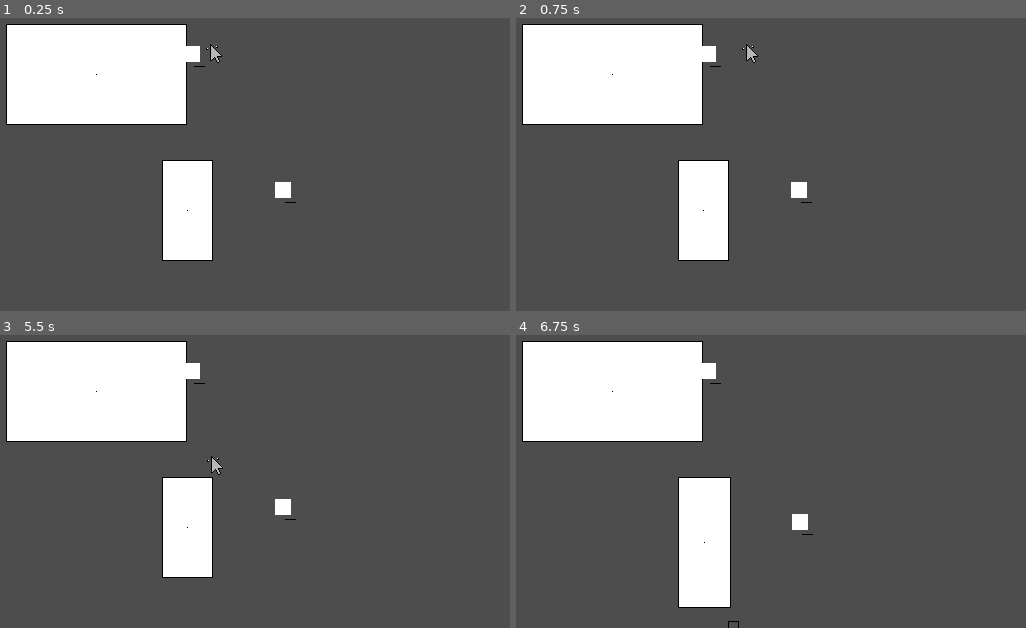
Above: before the commit, frames 1-4 (two rows, left to right).
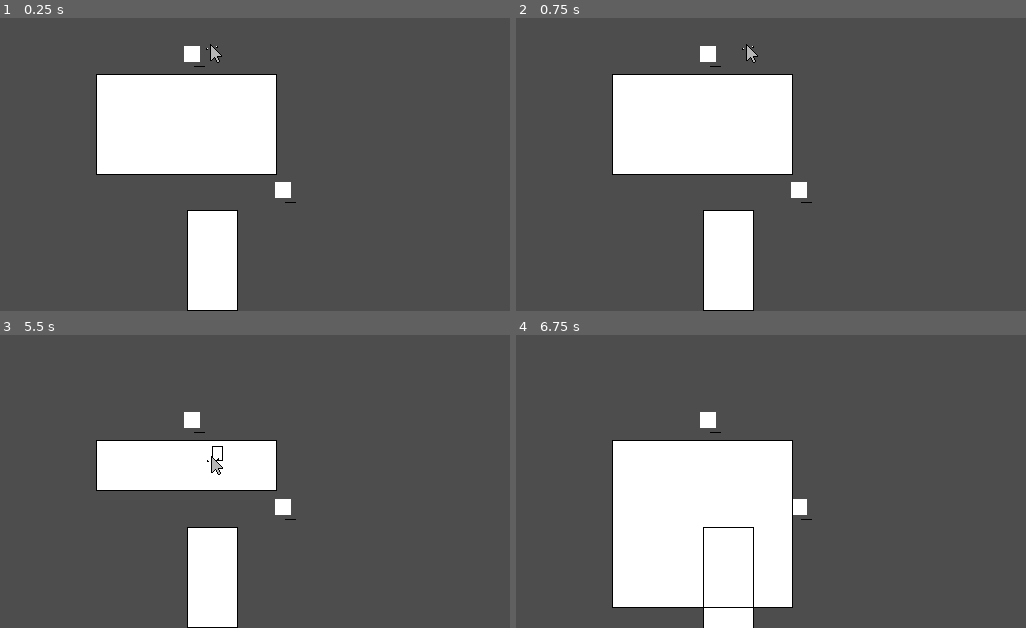
Above: after the commit, the same moments.

Repository: username123115/Clicky
Game: Godot game, scene res://intro.tscn
The game is run twice, just before and just after one commit, with the same random seed, the same clock (stepped at 60 frames per second) and the same inputs.
Inputs:
- Up to frame 1 (0.25 s): no input
- Up to frame 2 (0.75 s): tap Enter at 0.5 s; hold L (move_right) from 0.53 s (still down); hold Z (grab) from 0.53 s (still down)
- Up to frame 3 (5.5 s): release L (move_right) at 1.28 s; release Z (grab) at 1.28 s; hold J (move_down) 1.28-2.03 s; tap Z (grab) at 1.35, 2.85, 4.35 s; tap Space at 2, 3.5 s; hold L (move_right) 2.03-2.78 s; hold Z (grab) 2.03-2.78 s; tap Enter at 2.75, 4.25 s; hold K (move_up) 2.78-3.53 s; hold Z (grab) 3.53-4.28 s; hold H (move_left) 3.53-5.03 s; hold J (move_down) from 5.03 s (still down); hold Z (grab) from 5.03 s (still down)
- Up to frame 4 (6.75 s): release J (move_down) at 5.78 s; release Z (grab) at 5.78 s; hold L (move_right) 5.78-6.53 s; tap Z (grab) at 5.85 s; tap Space at 6.5 s; hold K (move_up) from 6.53 s (still down); hold Z (grab) from 6.53 s (still down)

The runs differ from the first frame. In frame 1, 23% of the frame differs, in the area x 1-55%, y 2-100%; in frame 2, 23%; in frame 3, 23%; in frame 4, 29%, in the area x 1-59%, y 2-100%.

Commit message:
global position of window now always refers to top left of window rather than center

Diff:
--- a/window/tool_draw_window.gd
+++ b/window/tool_draw_window.gd
@@ -15,7 +15,8 @@
 
 	var r := Rect2()
 	r.size = Vector2(w, h)
-	r.position = Vector2(-w / 2.0, -h / 2.0)
+	r.position = Vector2(0, 0)
+	#r.position = Vector2(-w / 2.0, -h / 2.0)
 
 	#draw_rect(r, Color.WHITE)
 	draw_rect(r, Color.BLACK, false, 1.0)
--- a/window/window.gd
+++ b/window/window.gd
@@ -15,6 +15,7 @@
 	get:
 		return height
 	set(value):
+		if (value < min_height): value = min_height
 		height = value
 		set_boundary()
 
@@ -22,27 +23,27 @@
 	get:
 		return width
 	set(value):
+		if (value < min_width): value = min_width
 		width = value
 		set_boundary()
 
-# if direction then expand right, otherwise expand left
+# expand from right otherwise expand left
 func expand_width(value : int, direction : bool):
-	var correction = 1 if direction else -1
-	var new = width + value * correction
-	if (new < min_width):
-		return
-	width = new
-	global_position.x += value / 2.0
+	if direction:
+		width += value
+	else:
+		if (width - value >= min_width):
+			global_position.x += value
+		width -= value
 
-# expand up otherwise expand down
+# expand from bottom otherwise expand top
 func expand_height(value : int, direction : bool):
-	var correction = 1 if direction else -1
-	var new = height + value * correction
-	if (new < min_height):
-		return
-	height = new
-	global_position.y += value / 2.0
-
+	if direction:
+		height += value
+	else:
+		if (height - value >= min_height):
+			global_position.y += value
+		height -= value
 
 # Called when the node enters the scene tree for the first time.
 func _ready() -> void:
@@ -59,7 +60,8 @@
 	var size := col_shape.shape.size as Vector2
 
 	var r := Rect2()
-	r.position = global_position + size / -2.0
+	#r.position = global_position + size / -2.0
+	r.position = global_position
 	r.size = size
 	return r
 
@@ -75,6 +77,9 @@
 	if not col_shape:
 		await ready
 	col_shape.shape.size = Vector2(width, height)
+
+	# Global position always refers to this window's top left
+	area.position = Vector2(width, height) / 2.0
 	window_size_changed.emit()
 
 # Called every frame. 'delta' is the elapsed time since the previous frame.
@@ -85,7 +90,8 @@
 
 	var r := Rect2()
 	r.size = Vector2(width, height)
-	r.position = Vector2(width, height) / -2.0
+	r.position = Vector2(0, 0)
+	#r.position = Vector2(width, height) / -2.0
 
 	draw_rect(r, Color.WHITE)
 	draw_rect(r, Color.BLACK, false, 1.0)
